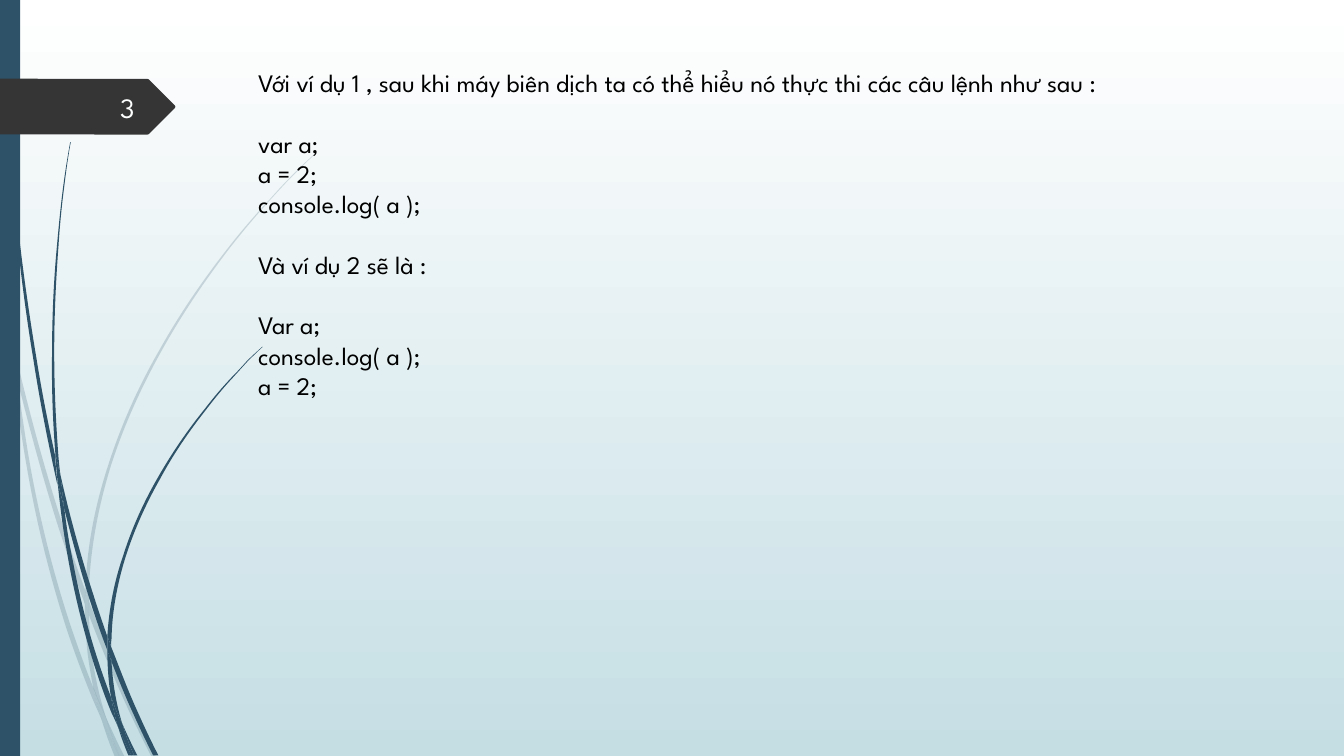
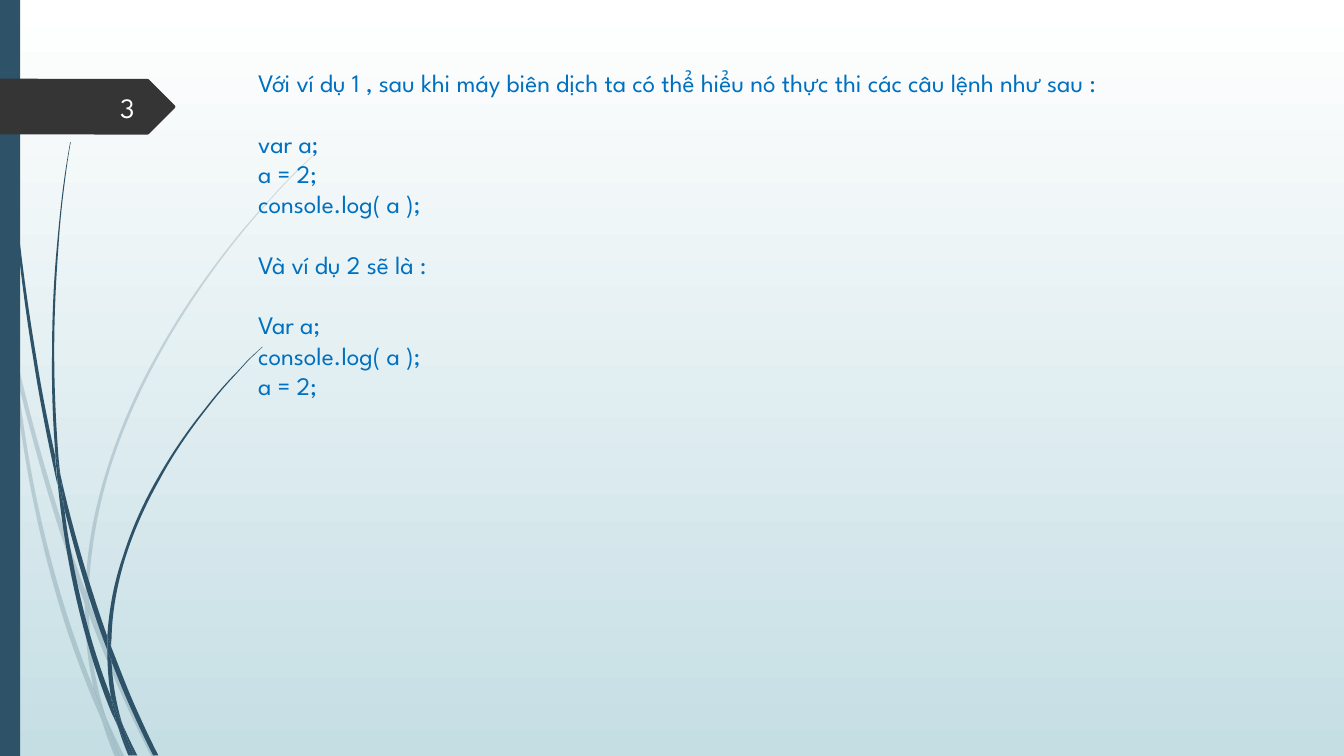
Before and after one commit to lionheartmettle/Bai-Tap-JS-TungNT72-, a slide deck: slide 3 of Slide/TungNT72 Hoisting vs Closure.pptx. Drawn at 1344x756 pixels with LibreOffice and Linux fonts; fonts in the diff are those of the drawing. Boxes give left, top, right and bottom in pixels: in the first picture for what was removed or moved away, otherwise in the second. Text is boxed around its words. In the diff, an @@ line names an element or a change of style, - is before the commit and + after.

```diff
--- a/Slide/TungNT72 Hoisting vs Closure.pptx
+++ b/Slide/TungNT72 Hoisting vs Closure.pptx
@@ text "Với ví dụ 1 , ..." at [258,70,1083,398]: text colour #000000 to #0070C0 @@
```
Also in this commit, not shown: 4 other slides changed, 4 slides added, 21 other files.
